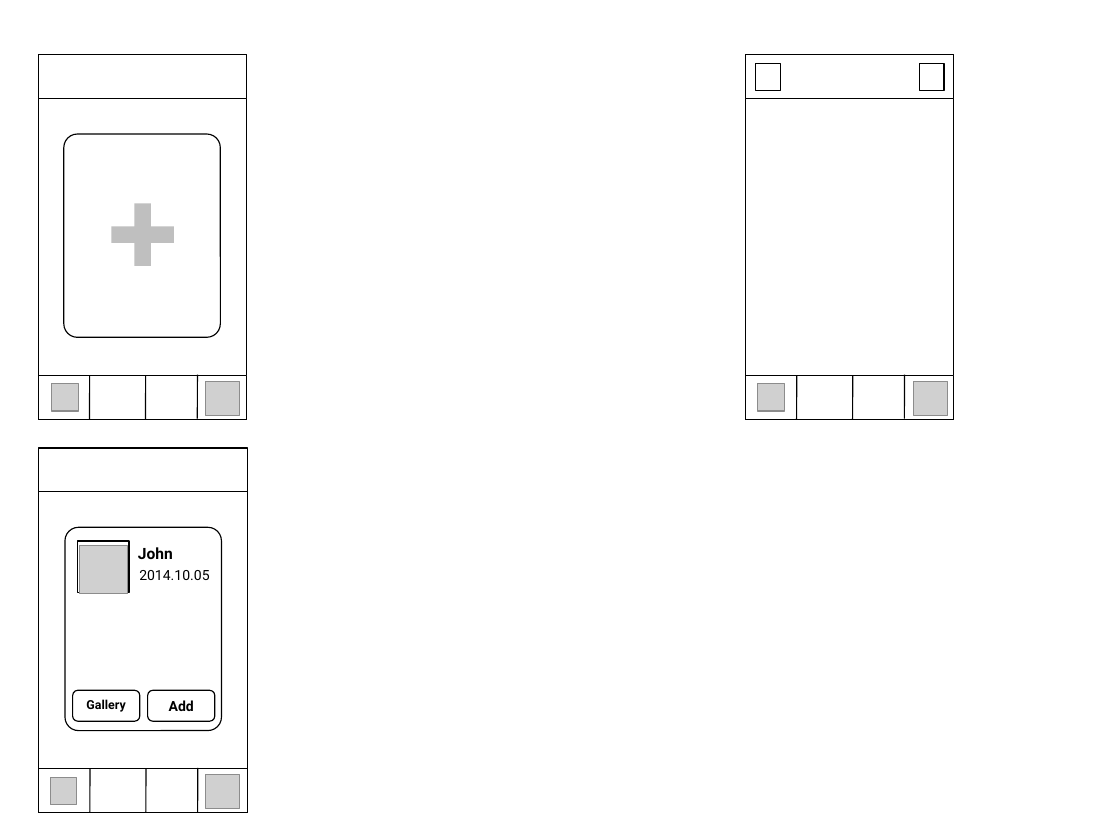
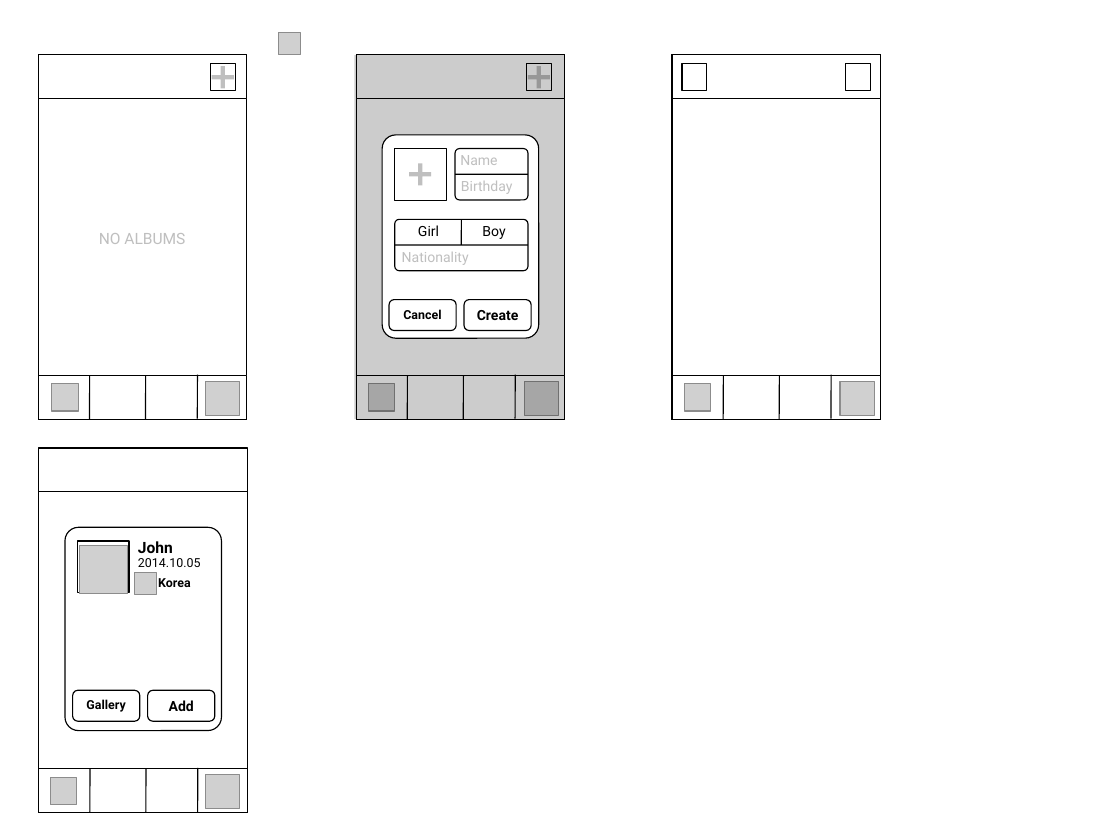
Before and after one commit to project-planB/version1, a slide deck: slide 2 of ArtisticBaby.pptx. Drawn at 1120x840 pixels with LibreOffice and Linux fonts; fonts in the diff are those of the drawing; grey boxes stand for pictures. Boxes give left, top, right and bottom in pixels: in the first picture for what was removed or moved away, otherwise in the second. Text is boxed around its words. In the diff, an @@ line names an element or a change of style, - is before the commit and + after.

```diff
--- a/ArtisticBaby.pptx
+++ b/ArtisticBaby.pptx
@@ picture added at (x1=279, y1=32, x2=301, y2=55) @@
@@ rectangle added at (x1=672, y1=55, x2=880, y2=419), outline #000000 0.75 pt @@
@@ rectangle added at (x1=672, y1=55, x2=880, y2=99), fill #FFFFFF, outline #000000 0.75 pt @@
@@ rectangle added at (x1=211, y1=64, x2=235, y2=91), outline #000000 0.75 pt @@
@@ plus added at (x1=212, y1=66, x2=234, y2=88), fill #BFBFBF @@
@@ rectangle moved from (x1=756, y1=64, x2=781, y2=91) to (x1=682, y1=64, x2=707, y2=91) @@
@@ rectangle moved from (x1=920, y1=64, x2=944, y2=91) to (x1=846, y1=64, x2=870, y2=91) @@
@@ rounded rectangle removed at (x1=64, y1=134, x2=221, y2=338) @@
@@ plus removed at (x1=111, y1=204, x2=174, y2=267) @@
@@ text added at (x1=99, y1=233, x2=185, y2=244), 10 pt, text #BFBFBF @@
+NO ALBUMS
@@ group added at (x1=354, y1=55, x2=564, y2=419): 5 rounded rectangles, 5 texts, 3 rectangles, 3 lines, 2 pluses @@
+Name
+Birthday
+Nationality
+Girl
+Boy
+Cancel
+Create
@@ 3 rectangles, 3 lines, 2 pictures moved together from (x1=746, y1=55, x2=954, y2=419) to (x1=356, y1=55, x2=564, y2=419) @@
@@ rectangle added at (x1=672, y1=375, x2=880, y2=419), fill #FFFFFF, outline #000000 0.75 pt @@
@@ picture added at (x1=684, y1=384, x2=711, y2=411) @@
@@ line added from (724, 375) to (724, 419), #000000 0.75 pt @@
@@ line added from (780, 375) to (780, 419), #000000 0.75 pt @@
@@ line added from (831, 374) to (831, 419), #000000 0.75 pt @@
@@ picture added at (x1=840, y1=381, x2=875, y2=416) @@
@@ text "John" moved from (x1=138, y1=547, x2=173, y2=559) to (x1=138, y1=541, x2=173, y2=553) @@
@@ text "2014.10.05" moved from (x1=139, y1=570, x2=209, y2=580) to (x1=138, y1=558, x2=201, y2=567) @@
@@ text "2014.10.05" at (x1=138, y1=558, x2=201, y2=567): size 9 to 8 pt @@
@@ picture added at (x1=134, y1=572, x2=157, y2=595) @@
@@ text added at (x1=158, y1=578, x2=191, y2=587), 8 pt, text #000000, bold @@
+Korea
```
Also in this commit, not shown: 1 slide added.
